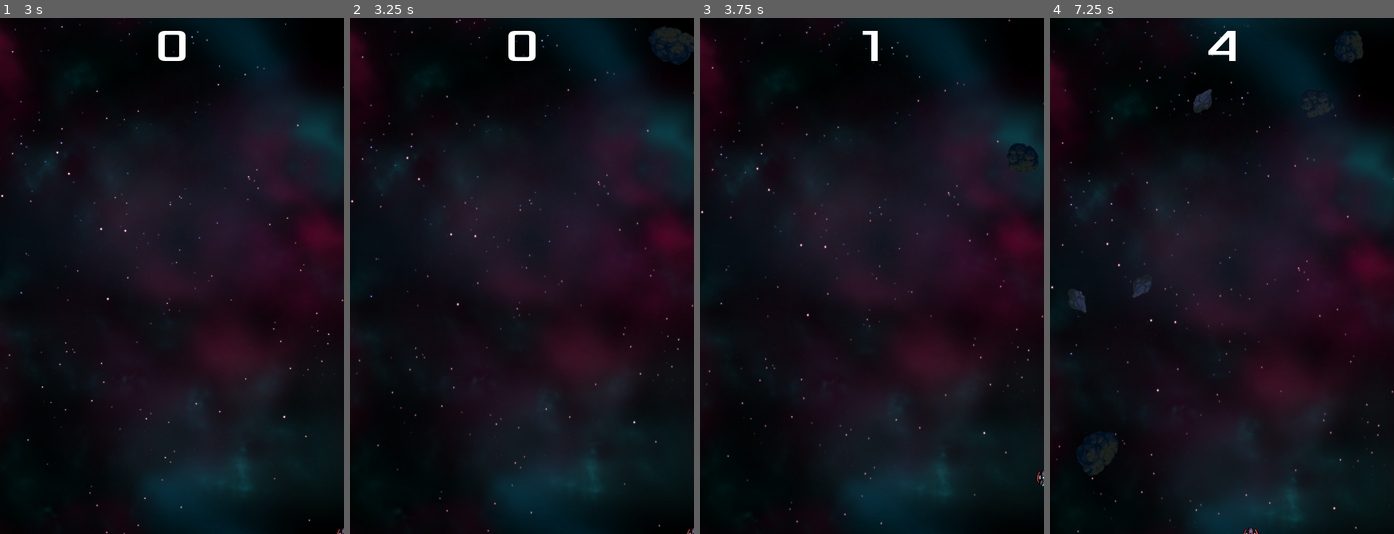
Above: before the commit, frames 1-4 (left to right).
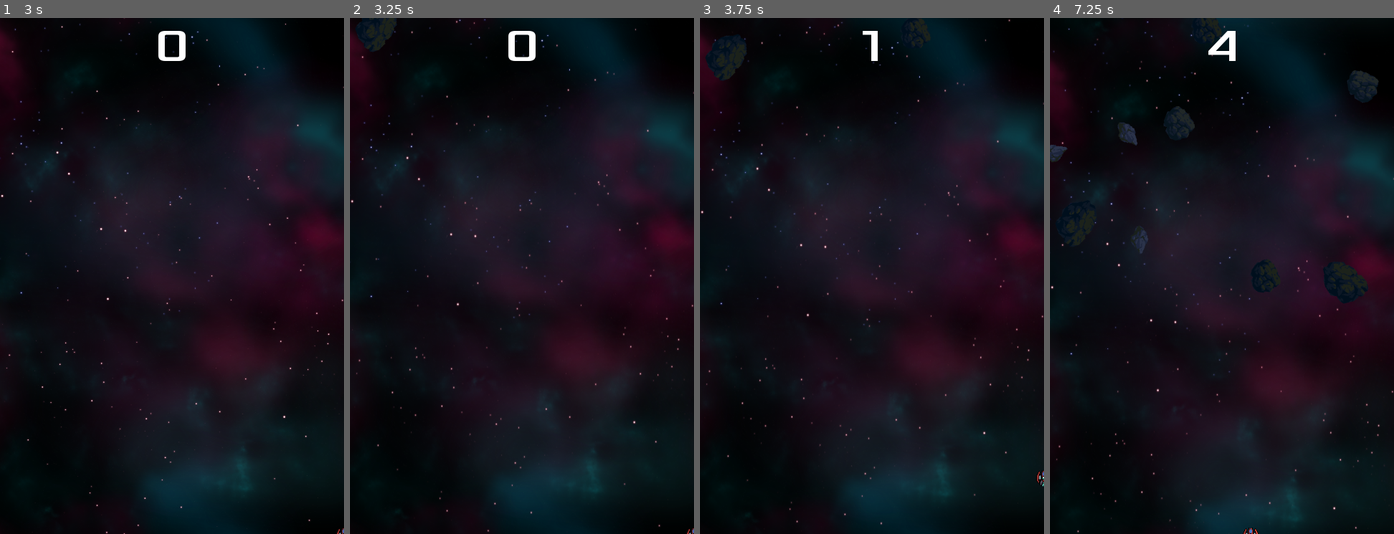
Above: after the commit, the same moments.

Repository: SebastienFCT/dodge-the-creeps-godot-toturial
Game: Godot game, scene res://scenes/Main.tscn
The game is run twice, just before and just after one commit, with the same random seed, the same clock (stepped at 60 frames per second) and the same inputs.
Inputs:
- Up to frame 1 (3 s): click "Start" at 0.5 s; tap Enter (start_game) at 1.25, 1.35, 2.1, 2.85 s; hold Right (move_right) 1.28-2.03 s; hold Down (move_down) 2.03-2.78 s; hold Right (move_right) from 2.78 s (still down)
- Up to frame 2 (3.25 s): keep holding Right (move_right)
- Up to frame 3 (3.75 s): release Right (move_right) at 3.53 s; hold Up (move_up) from 3.53 s (still down); tap Enter (start_game) at 3.6 s
- Up to frame 4 (7.25 s): release Up (move_up) at 4.28 s; hold Left (move_left) 4.28-5.78 s; tap Enter (start_game) every 0.75 s from 4.35 to 6.6 s; hold Down (move_down) 5.78-6.53 s; hold Right (move_right) from 6.53 s (still down)

Frame 1 is identical in both runs. In frame 2, 1.1% of the frame differs, in the area x 2-100%, y 0-10%; in frame 3, 0.8%; in frame 4, 3.1%, in the area x 0-96%, y 0-89%.

Commit message:
updates asteroid mechanics

Diff:
--- a/scenes/AsteroidFactory.tscn
+++ b/scenes/AsteroidFactory.tscn
@@ -34,6 +34,8 @@
 script = ExtResource( 1 )
 
 [node name="Asteroid1" type="RigidBody2D" parent="."]
+collision_mask = 0
+gravity_scale = 0.0
 script = ExtResource( 5 )
 
 [node name="Sprite" type="Sprite" parent="Asteroid1"]
@@ -46,6 +48,8 @@
 
 [node name="Asteroid2" type="RigidBody2D" parent="."]
 position = Vector2( 91, 0 )
+collision_mask = 0
+gravity_scale = 0.0
 script = ExtResource( 5 )
 
 [node name="Sprite" type="Sprite" parent="Asteroid2"]
@@ -58,6 +62,8 @@
 
 [node name="Asteroid3" type="RigidBody2D" parent="."]
 position = Vector2( 185, 0 )
+collision_mask = 0
+gravity_scale = 0.0
 script = ExtResource( 5 )
 
 [node name="Sprite" type="Sprite" parent="Asteroid3"]
@@ -70,6 +76,8 @@
 
 [node name="Asteroid4" type="RigidBody2D" parent="."]
 position = Vector2( 1, 94 )
+collision_mask = 0
+gravity_scale = 0.0
 script = ExtResource( 5 )
 
 [node name="Sprite" type="Sprite" parent="Asteroid4"]
@@ -82,6 +90,8 @@
 
 [node name="Asteroid5" type="RigidBody2D" parent="."]
 position = Vector2( 91, 94 )
+collision_mask = 0
+gravity_scale = 0.0
 script = ExtResource( 5 )
 
 [node name="Sprite" type="Sprite" parent="Asteroid5"]
@@ -94,6 +104,8 @@
 
 [node name="Asteroid6" type="RigidBody2D" parent="."]
 position = Vector2( 187, 94 )
+collision_mask = 0
+gravity_scale = 0.0
 script = ExtResource( 5 )
 
 [node name="Sprite" type="Sprite" parent="Asteroid6"]
@@ -106,6 +118,8 @@
 
 [node name="Asteroid7" type="RigidBody2D" parent="."]
 position = Vector2( 1, 178 )
+collision_mask = 0
+gravity_scale = 0.0
 script = ExtResource( 5 )
 
 [node name="Sprite" type="Sprite" parent="Asteroid7"]
@@ -120,6 +134,8 @@
 
 [node name="Asteroid8" type="RigidBody2D" parent="."]
 position = Vector2( 87, 178 )
+collision_mask = 0
+gravity_scale = 0.0
 script = ExtResource( 5 )
 
 [node name="Sprite" type="Sprite" parent="Asteroid8"]
@@ -134,6 +150,8 @@
 
 [node name="Asteroid9" type="RigidBody2D" parent="."]
 position = Vector2( 186, 178 )
+collision_mask = 0
+gravity_scale = 0.0
 script = ExtResource( 5 )
 
 [node name="Sprite" type="Sprite" parent="Asteroid9"]
@@ -148,6 +166,8 @@
 
 [node name="Asteroid10" type="RigidBody2D" parent="."]
 position = Vector2( 0, 238 )
+collision_mask = 0
+gravity_scale = 0.0
 script = ExtResource( 5 )
 
 [node name="Sprite" type="Sprite" parent="Asteroid10"]
@@ -162,6 +182,8 @@
 
 [node name="Asteroid11" type="RigidBody2D" parent="."]
 position = Vector2( 90, 238 )
+collision_mask = 0
+gravity_scale = 0.0
 script = ExtResource( 5 )
 
 [node name="Sprite" type="Sprite" parent="Asteroid11"]
@@ -176,6 +198,8 @@
 
 [node name="Asteroid12" type="RigidBody2D" parent="."]
 position = Vector2( 189, 238 )
+collision_mask = 0
+gravity_scale = 0.0
 script = ExtResource( 5 )
 
 [node name="Sprite" type="Sprite" parent="Asteroid12"]
--- a/scenes/Main.tscn
+++ b/scenes/Main.tscn
@@ -28,7 +28,7 @@
 
 [sub_resource type="Curve2D" id=5]
 _data = {
-"points": PoolVector2Array( 0, 0, 0, 0, 0, 363, 0, 0, 0, 0, 0, 0, 0, 0, 0, 0, 481, 1, 0, 0, 0, 0, 480, 363 )
+"points": PoolVector2Array( 0, 0, 0, 0, 0, 0, 0, 0, 0, 0, 481, 1 )
 }
 
 [node name="Main" type="Node"]
@@ -87,6 +87,7 @@
 curve = SubResource( 5 )
 
 [node name="AsteroidSpawnLocation" type="PathFollow2D" parent="AsteroidPath"]
+rotation = 0.002079
 
 [connection signal="hit" from="Player" to="." method="game_over"]
 [connection signal="timeout" from="AsteroidTimer" to="." method="_on_AsteroidTimer_timeout"]
--- a/scripts/Main.gd
+++ b/scripts/Main.gd
@@ -43,13 +43,16 @@
 
 	var asteroid_spawn_location = get_node("AsteroidPath/AsteroidSpawnLocation")
 	asteroid_spawn_location.offset = randi()
+	asteroid.position = asteroid_spawn_location.position
 
-	var direction = asteroid_spawn_location.rotation + PI / 2
-	asteroid.position = asteroid_spawn_location.position
-	direction += rand_range(-PI / 4, PI / 4)
-	asteroid.rotation = direction
+	var velocity = Vector2(0, rand_range(75.0, 150.0))
+	asteroid.linear_velocity = velocity
 
-	var velocity = Vector2(rand_range(150.0, 250.0), 0.0)
-	asteroid.linear_velocity = velocity.rotated(direction)
+	var scaleRatio = rand_range(0.7, 1.5)
+	var scale = Vector2(scaleRatio, scaleRatio)
+	asteroid.scale = scale
+
+	var rotation = rand_range(0, PI)
+	asteroid.rotation = rotation
 
 	add_child(asteroid)
